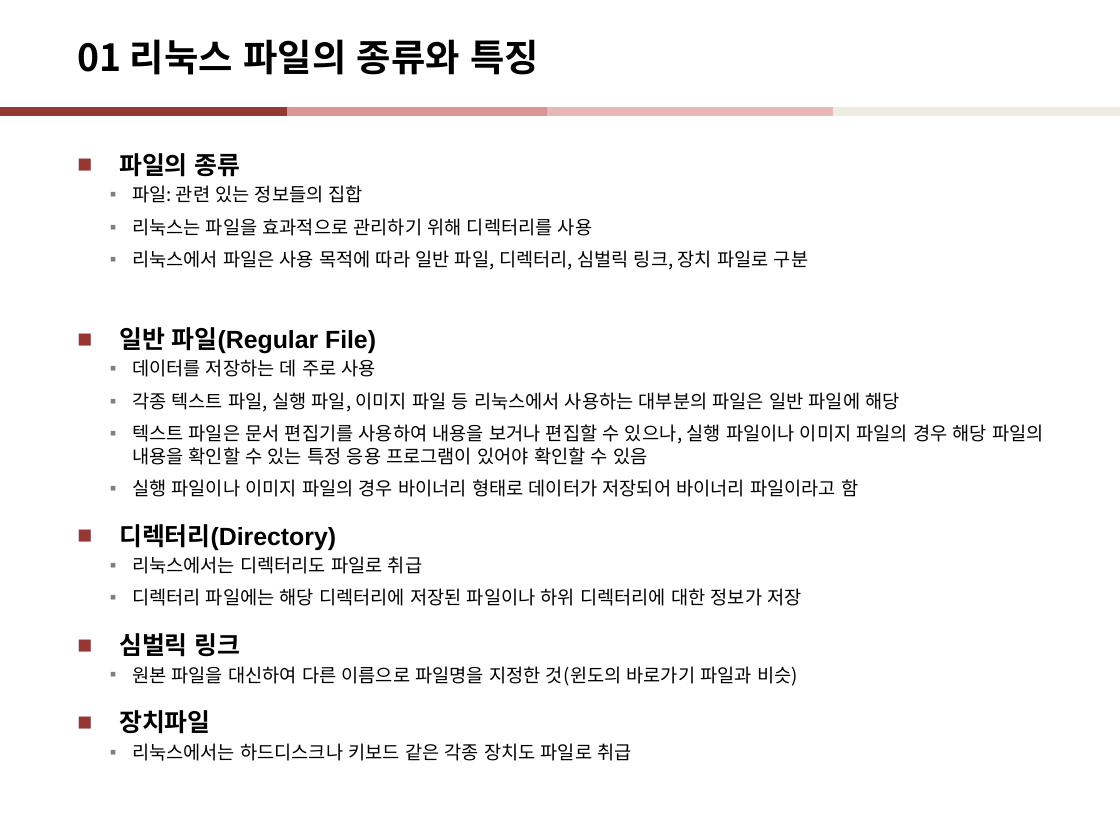
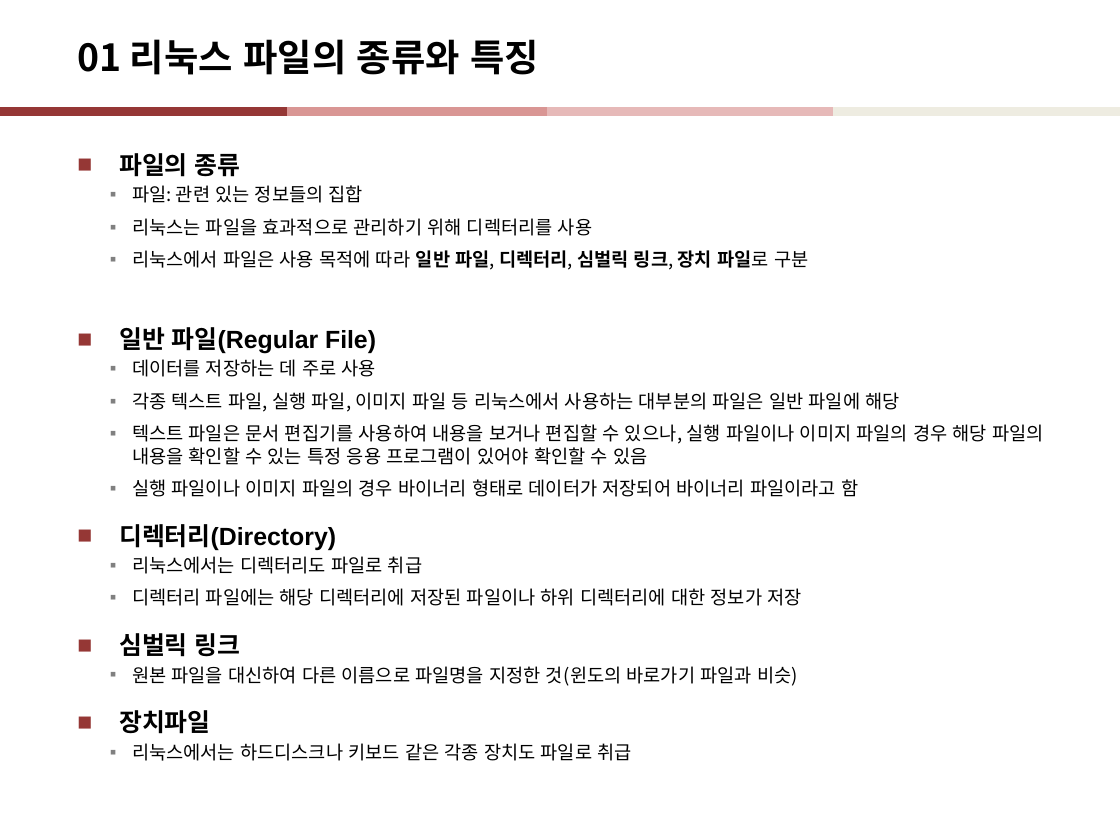
Before and after one commit to drhee0919/Rhee, a slide deck: slide 5 of 단어 분석 및 spark 이해 및 활용/linux_ppt/2장_디렉터리와파일사용하기.pptx. Drawn at 1120x840 pixels with LibreOffice and Linux fonts; fonts in the diff are those of the drawing. Boxes give left, top, right and bottom in pixels: in the first picture for what was removed or moved away, otherwise in the second. Text is boxed around its words. In the diff, an @@ line names an element or a change of style, - is before the commit and + after.

```diff
--- a/단어 분석 및 spark 이해 및 활용/linux_ppt/2장_디렉터리와파일사용하기.pptx
+++ b/단어 분석 및 spark 이해 및 활용/linux_ppt/2장_디렉터리와파일사용하기.pptx
@@ text at (x1=132, y1=250, x2=808, y2=270): bold on in "일반 파일, 디렉터리, 심벌릭 링크, 장치 파일로" @@
```
Also in this commit, not shown: 4 other files.
